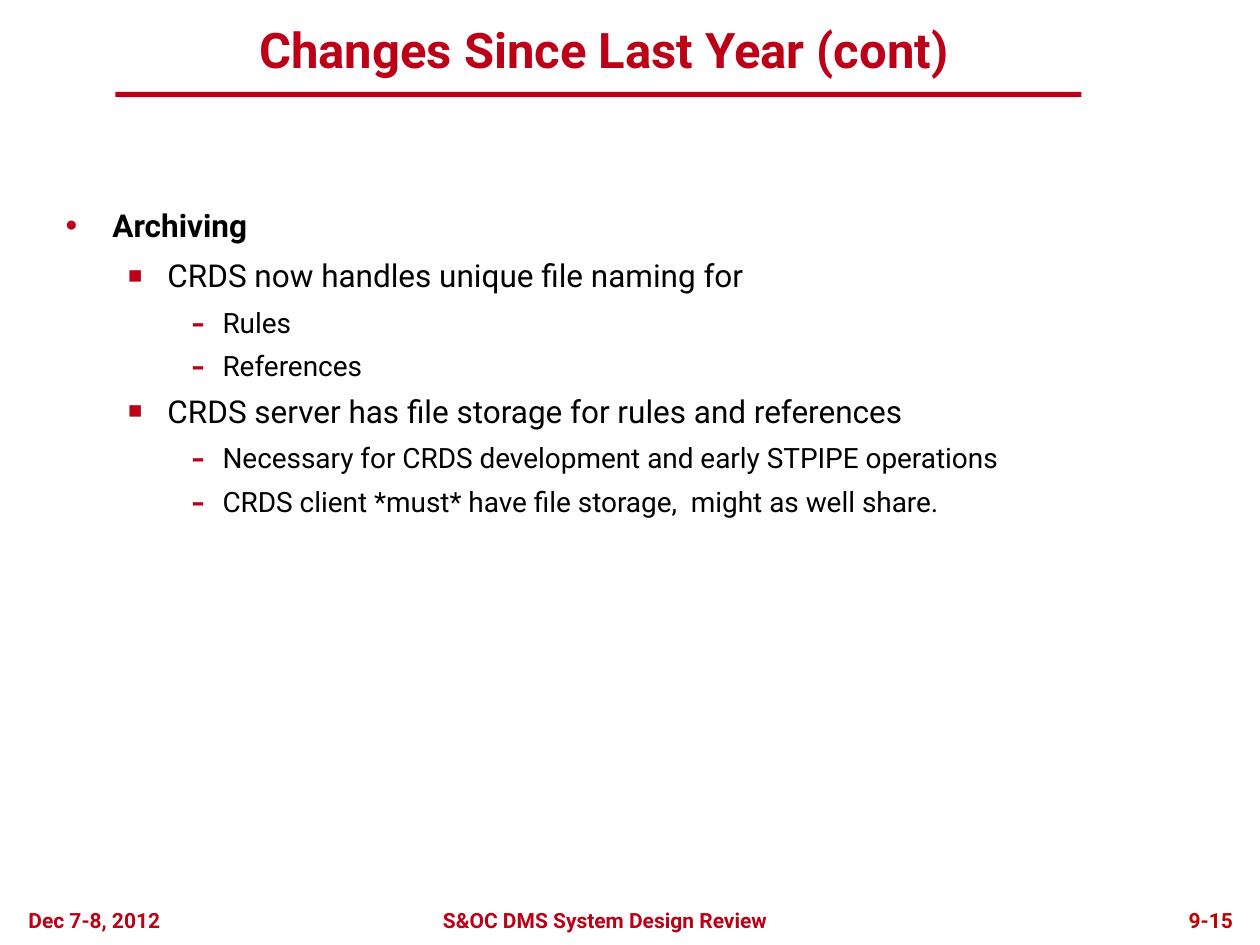
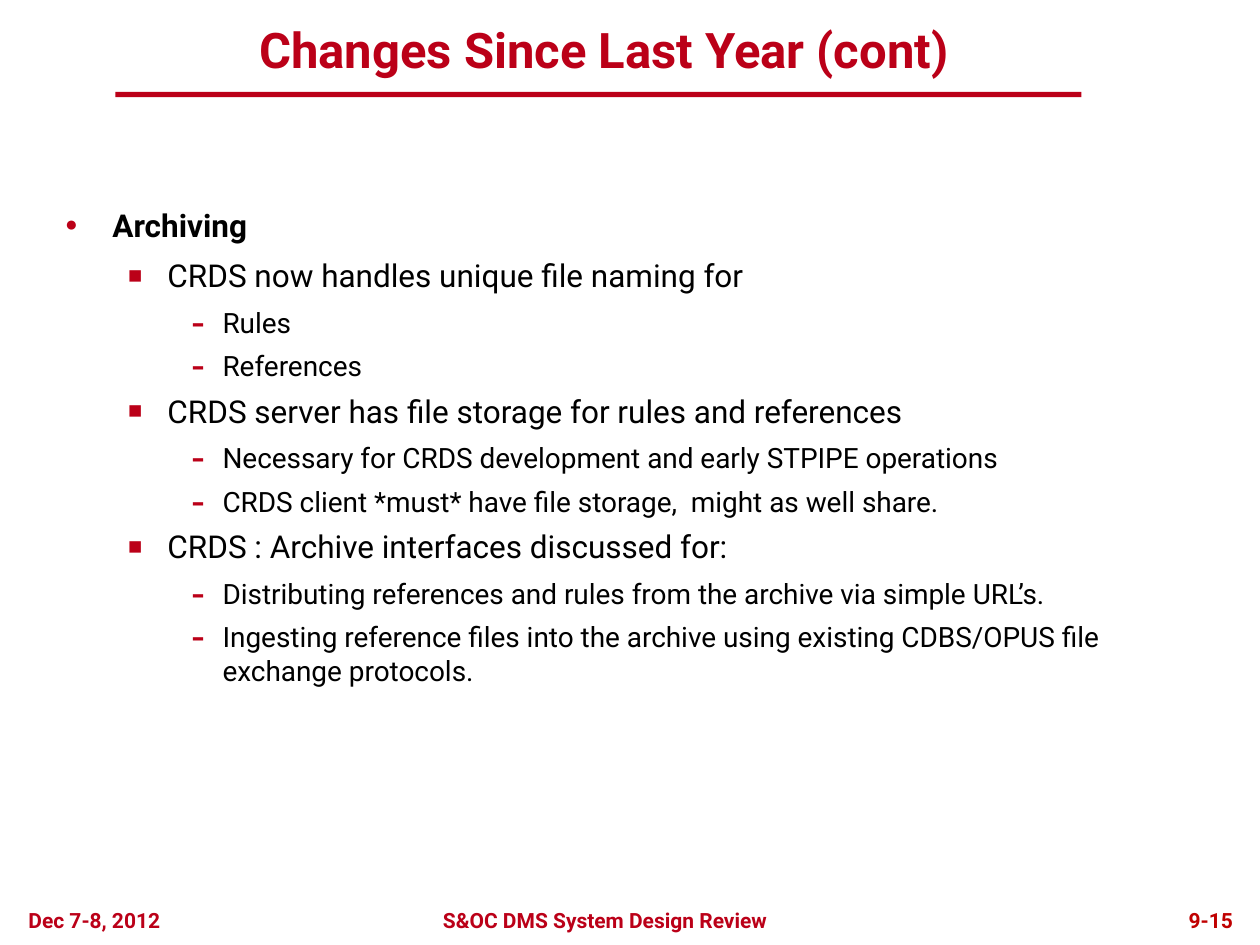
Before and after one commit to spacetelescope/crds, a slide deck: slide 14 of docs/DMS_SDR2_09_CRDS_final.pptx. Drawn at 1260x945 pixels with LibreOffice and Linux fonts; fonts in the diff are those of the drawing; background and template pictures are left out. Boxes give left, top, right and bottom in pixels: in the first picture for what was removed or moved away, otherwise in the second. Text is boxed around its words. In the diff, an @@ line names an element or a change of style, - is before the commit and + after.

Commit message:
Added SDR2 bullet about discussed Archive interface concepts.

```diff
--- a/docs/DMS_SDR2_09_CRDS_final.pptx
+++ b/docs/DMS_SDR2_09_CRDS_final.pptx
@@ text at [167,534,1099,687]: paragraphs added @@
+  ■ CRDS : Archive interfaces discussed for:
+    – Distributing references and rules from the archive via simple URL’s.
+    – Ingesting reference files into the archive using existing CDBS/OPUS file exchange protocols.
```
Also in this commit, not shown: 2 other slides changed.
